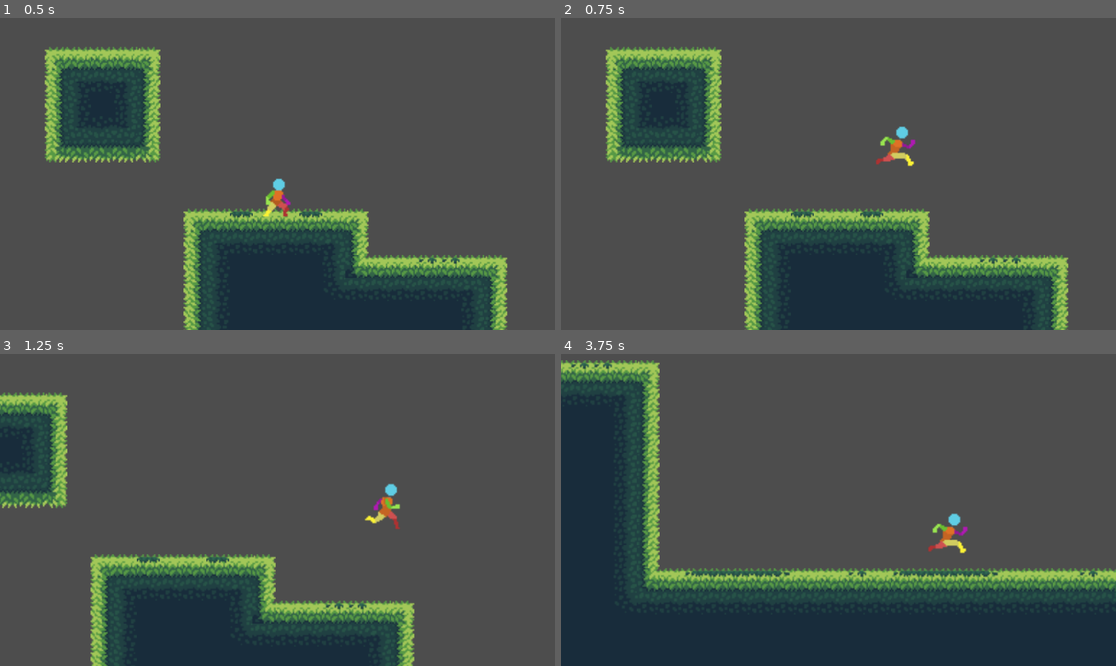
Above: before the commit, frames 1-4 (two rows, left to right).
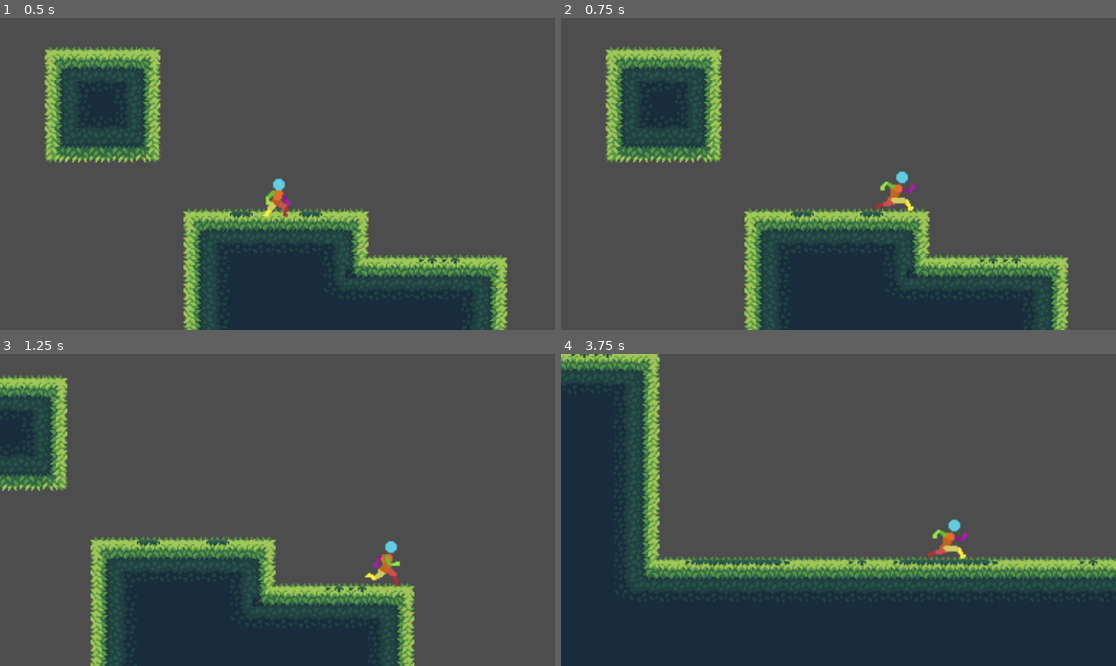
Above: after the commit, the same moments.

Repository: Allus-Interactive/platform-combat-game
Game: Godot game, scene res://scenes/main.tscn
The game is run twice, just before and just after one commit, with the same random seed, the same clock (stepped at 60 frames per second) and the same inputs.
Inputs:
- Up to frame 1 (0.5 s): no input
- Up to frame 2 (0.75 s): tap Enter at 0.5 s; hold D (move_right) from 0.53 s (still down); hold Space (jump) from 0.53 s (still down)
- Up to frame 3 (1.25 s): keep holding D (move_right); keep holding Space (jump)
- Up to frame 4 (3.75 s): release Space (jump) at 1.28 s; tap O (roll) at 1.35, 3.6 s; tap Space (jump) at 1.52, 1.55, 1.82, 2.85, 3.02, 3.32 s; release D (move_right) at 2.03 s; hold A (move_left) 2.03-2.78 s; hold Space (jump) 2.03-2.78 s; tap F (toggle_weapon) at 2.1 s; hold D (move_right) from 2.78 s (still down); hold Space (jump) from 3.53 s (still down)

Frame 1 is identical in both runs. In frame 2, 0.8% of the frame differs, in the area x 56-64%, y 34-62%; in frame 3, 12%, in the area x 0-75%, y 6-100%; in frame 4, 11%.

Commit message:
jump from ground state

Diff:
--- a/scenes/player.tscn
+++ b/scenes/player.tscn
@@ -680,8 +680,9 @@
 anim_player = NodePath("../AnimationPlayer")
 parameters/Move/blend_position = 0
 
-[node name="CharacterStateMachine" type="Node" parent="." node_paths=PackedStringArray("current_state")]
+[node name="CharacterStateMachine" type="Node" parent="." node_paths=PackedStringArray("character", "current_state")]
 script = ExtResource("10_26bl0")
+character = NodePath("..")
 current_state = NodePath("Ground")
 
 [node name="Ground" type="Node" parent="CharacterStateMachine"]
--- a/scripts/character_state_machine.gd
+++ b/scripts/character_state_machine.gd
@@ -2,6 +2,7 @@
 
 class_name CharacterStateMachine
 
+@export var character : CharacterBody2D
 @export var current_state : PlayerState
 
 var states : Array[PlayerState]
@@ -12,6 +13,7 @@
 			states.append(child)
 
 			# Set the states up with what they need to function
+			child.character = character
 
 		else:
 			push_warning("Child " + child.name + " is not a State for CharacterStateMachine")
--- a/scripts/ground_state.gd
+++ b/scripts/ground_state.gd
@@ -1,3 +1,12 @@
 extends PlayerState
 
 class_name GroundState
+
+@export var jump_velocity : float = -150.0
+
+func state_input(event : InputEvent):
+	if event.is_action_pressed("jump"):
+		jump()
+
+func jump():
+	character.velocity.y = jump_velocity
--- a/scripts/player.gd
+++ b/scripts/player.gd
@@ -2,7 +2,6 @@
 
 @export var speed : float = 200.0
 @export var roll_speed : float = 300.0
-@export var jump_velocity : float = -200.0
 @export var double_jump_velocity : float = -150.0
 
 @onready var sprite : Sprite2D = $Sprite2D
@@ -44,7 +43,8 @@
 	# Handle Jump
 	if Input.is_action_just_pressed("jump"):
 		if is_on_floor():
-			jump()
+			# jump()
+			pass
 		elif not has_double_jumped:
 			double_jump()
 
@@ -97,13 +97,6 @@
 		is_facing_right = false
 		sprite.flip_h = true
 
-func jump():
-	# Set y velocity to jump
-	velocity.y = jump_velocity
-	# Play jump start anim and lock anims
-	#animated_sprite.play("jump_start")
-	animation_locked = true
-
 func double_jump():
 	# Set y velocity to double jump
 	velocity.y = double_jump_velocity
--- a/scripts/player_state.gd
+++ b/scripts/player_state.gd
@@ -3,3 +3,8 @@
 class_name PlayerState
 
 @export var can_move : bool = true
+
+var character : CharacterBody2D
+
+func state_input(event  : InputEvent):
+	pass
